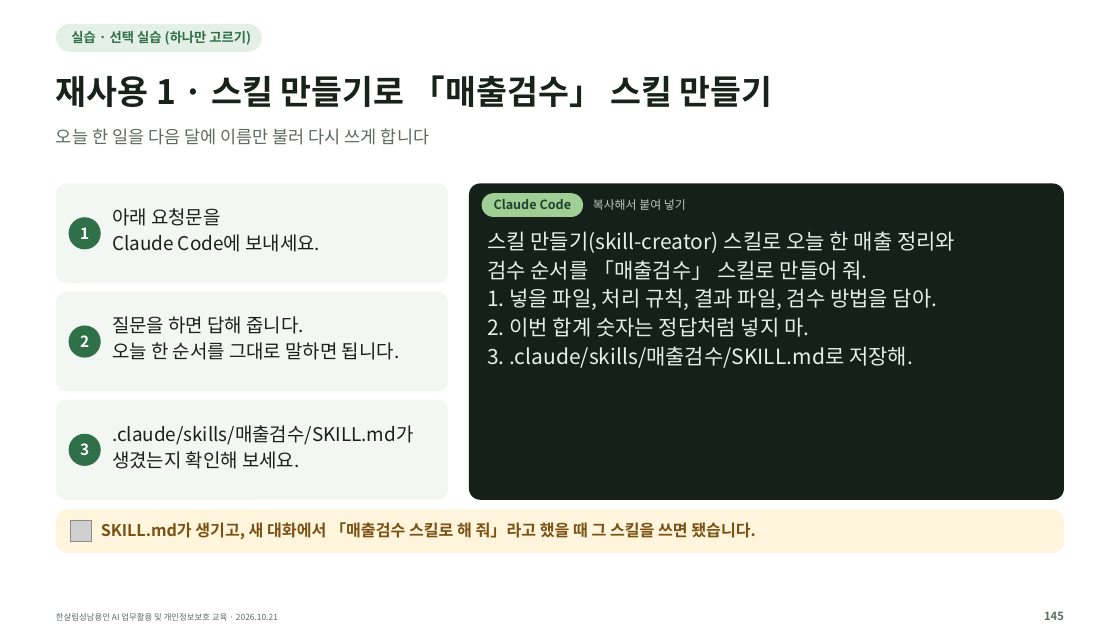
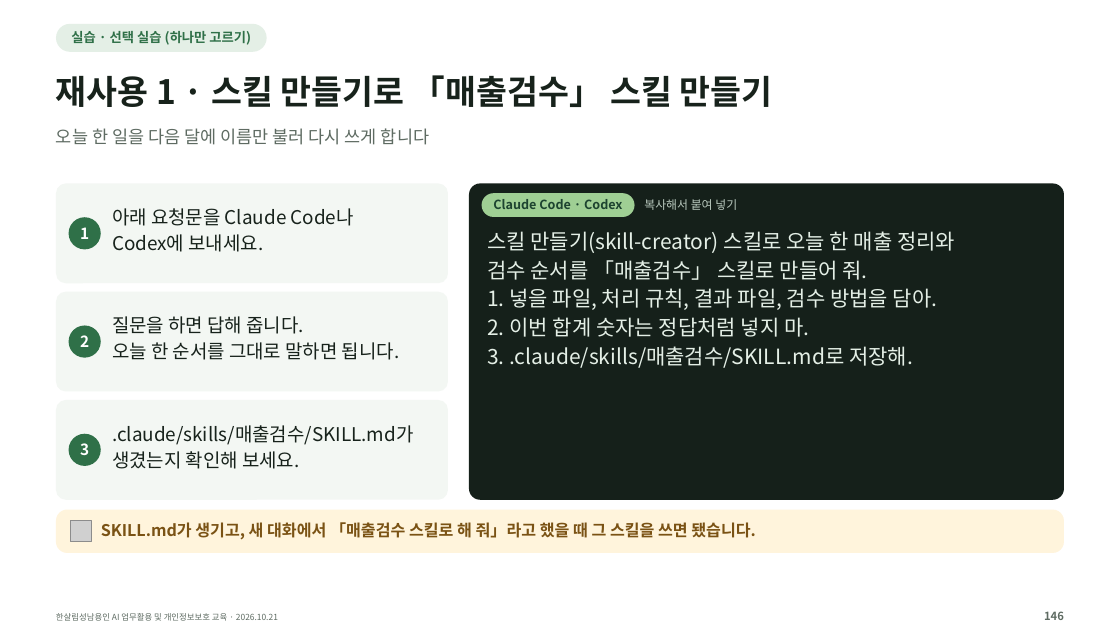
Before and after one commit to kscold/kscold-blog-version-2, a slide deck: slide 146 of apps/web/public/hansalim/files/한살림_AI교육_강의자료.pptx (slide 145 before the commit). Drawn at 1120x630 pixels with LibreOffice and Linux fonts; fonts in the diff are those of the drawing; grey boxes stand for pictures. Boxes give left, top, right and bottom in pixels: in the first picture for what was removed or moved away, otherwise in the second. Text is boxed around its words. In the diff, an @@ line names an element or a change of style, - is before the commit and + after.

```diff
--- a/apps/web/public/hansalim/files/한살림_AI교육_강의자료.pptx
+++ b/apps/web/public/hansalim/files/한살림_AI교육_강의자료.pptx
@@ rounded rectangle: place and size @@
-rounded rectangle at bbox=[56, 24, 262, 51]
+rounded rectangle at bbox=[56, 24, 267, 51]
@@ text at bbox=[112, 208, 354, 252]: text changed @@
-아래 요청문을
-Claude Code에 보내세요.
+아래 요청문을 Claude Code나
+Codex에 보내세요.
@@ rounded rectangle: place and size @@
-rounded rectangle at bbox=[481, 193, 583, 217]
+rounded rectangle at bbox=[481, 193, 634, 217]
@@ text at bbox=[493, 199, 622, 209]: text changed @@
-Claude Code
+Claude Code · Codex
@@ text "복사해서 붙여 넣기": place and size @@
-text "복사해서 붙여 넣기" at bbox=[593, 199, 686, 210]
+text "복사해서 붙여 넣기" at bbox=[644, 199, 737, 210]
```
Also in this commit, not shown: 151 other slides changed, 2 slides added, 1 slide removed, 3 other files.
